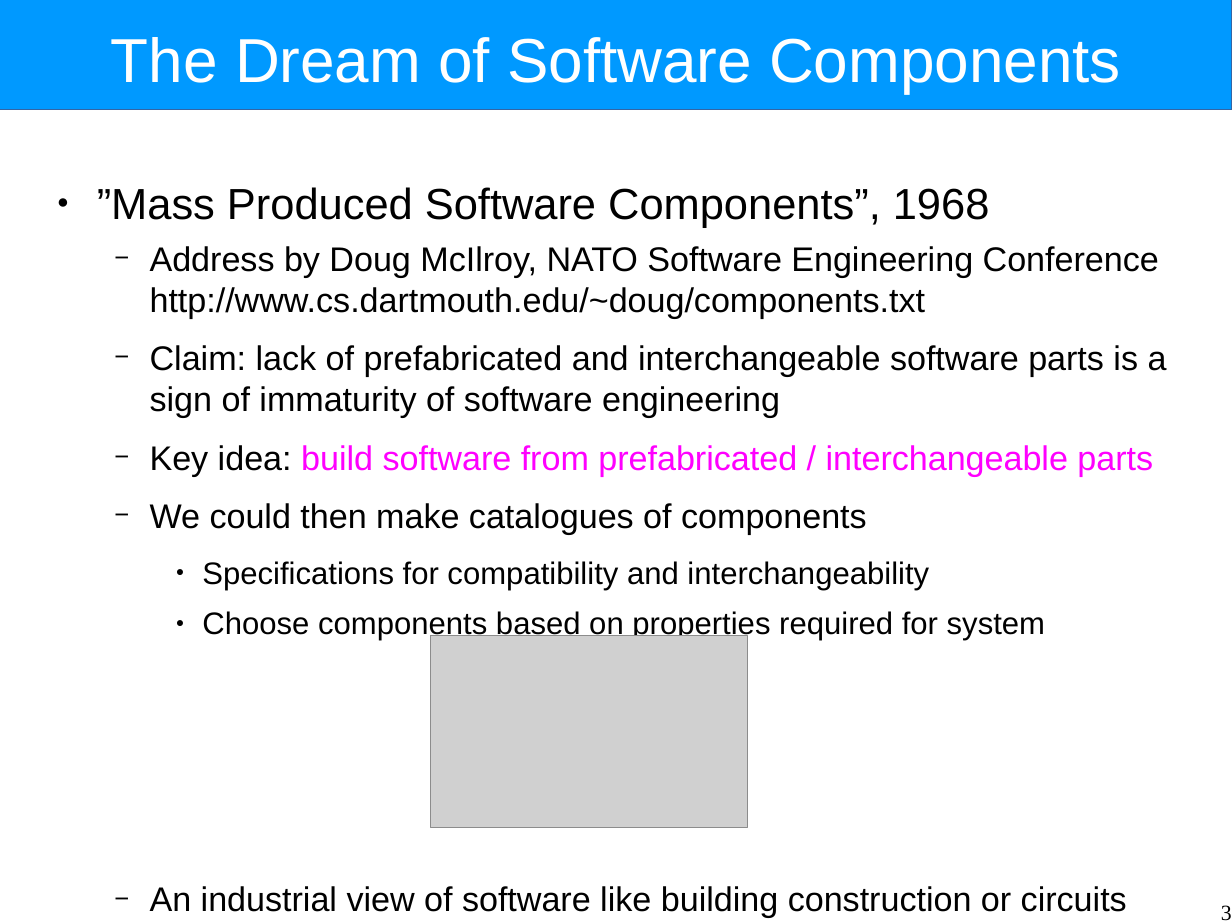
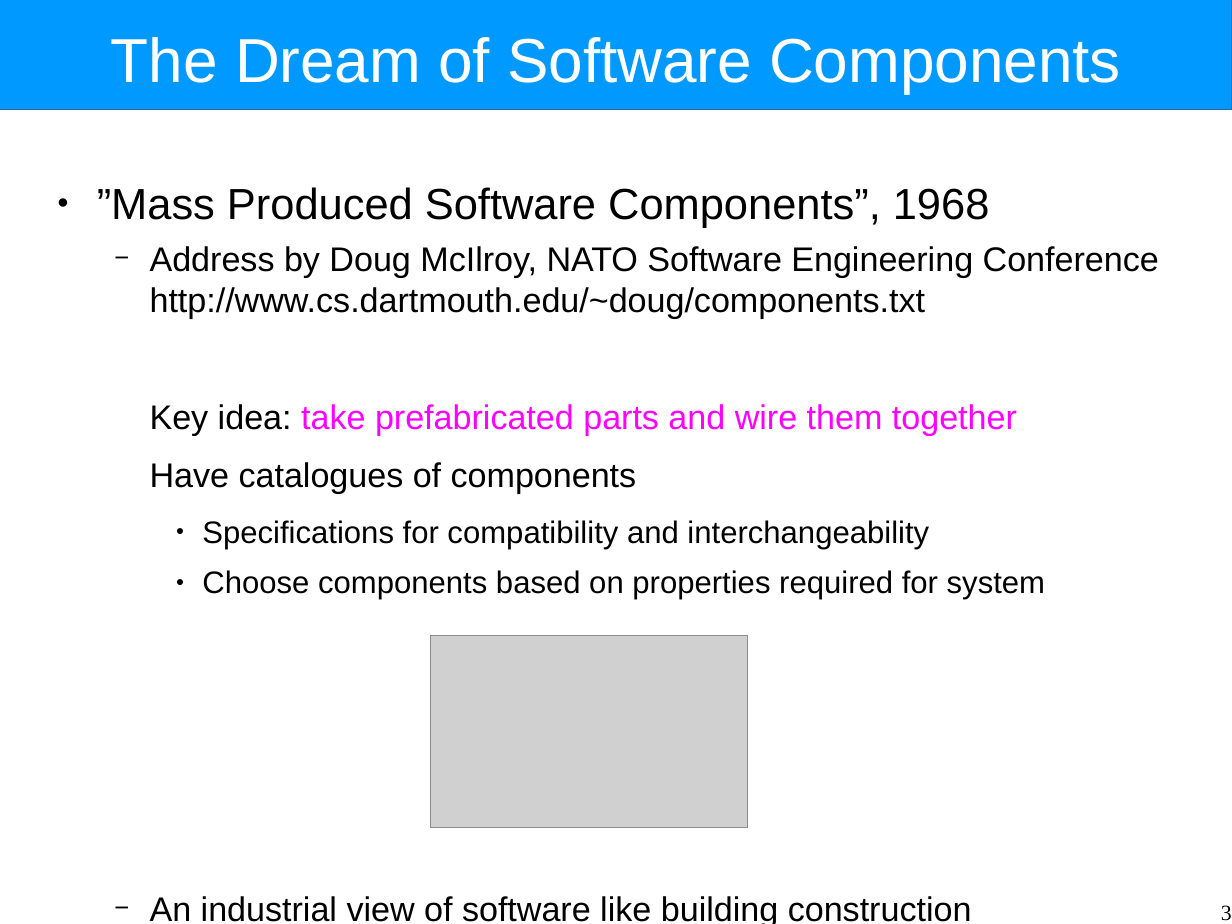
Before and after one commit to Intrinsarc/intrinsarc-evolve, a slide deck: slide 3 of Academic Work/lectures/components.odp. Drawn at 1232x924 pixels with LibreOffice and Linux fonts; fonts in the diff are those of the drawing; grey boxes stand for pictures. Boxes give left, top, right and bottom in pixels: in the first picture for what was removed or moved away, otherwise in the second. Text is boxed around its words. In the diff, an @@ line names an element or a change of style, - is before the commit and + after.

```diff
--- a/Academic Work/lectures/components.odp
+++ b/Academic Work/lectures/components.odp
@@ text at (150, 404, 1017, 494): text changed; text colour #000000 to #FF00FF @@
-  − Claim: lack of prefabricated and interchangeable software parts is a sign of immaturity of software engineering
-  − Key idea: build software from prefabricated / interchangeable parts
-  − We could then make catalogues of components
+  Key idea: take prefabricated parts and wire them together
+  Have catalogues of components
@@ text at (150, 896, 972, 924): text changed @@
-  − An industrial view of software like building construction or circuits
+  − An industrial view of software like building construction
```
Also in this commit, not shown: 20 other slides changed, 8 slides added, 4 slides removed.
